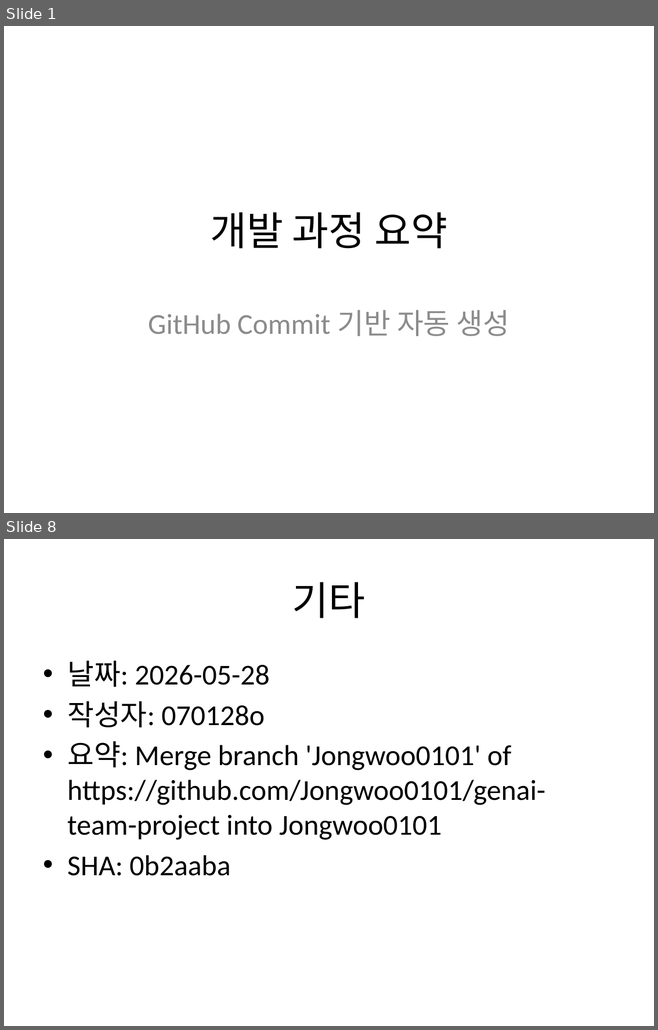
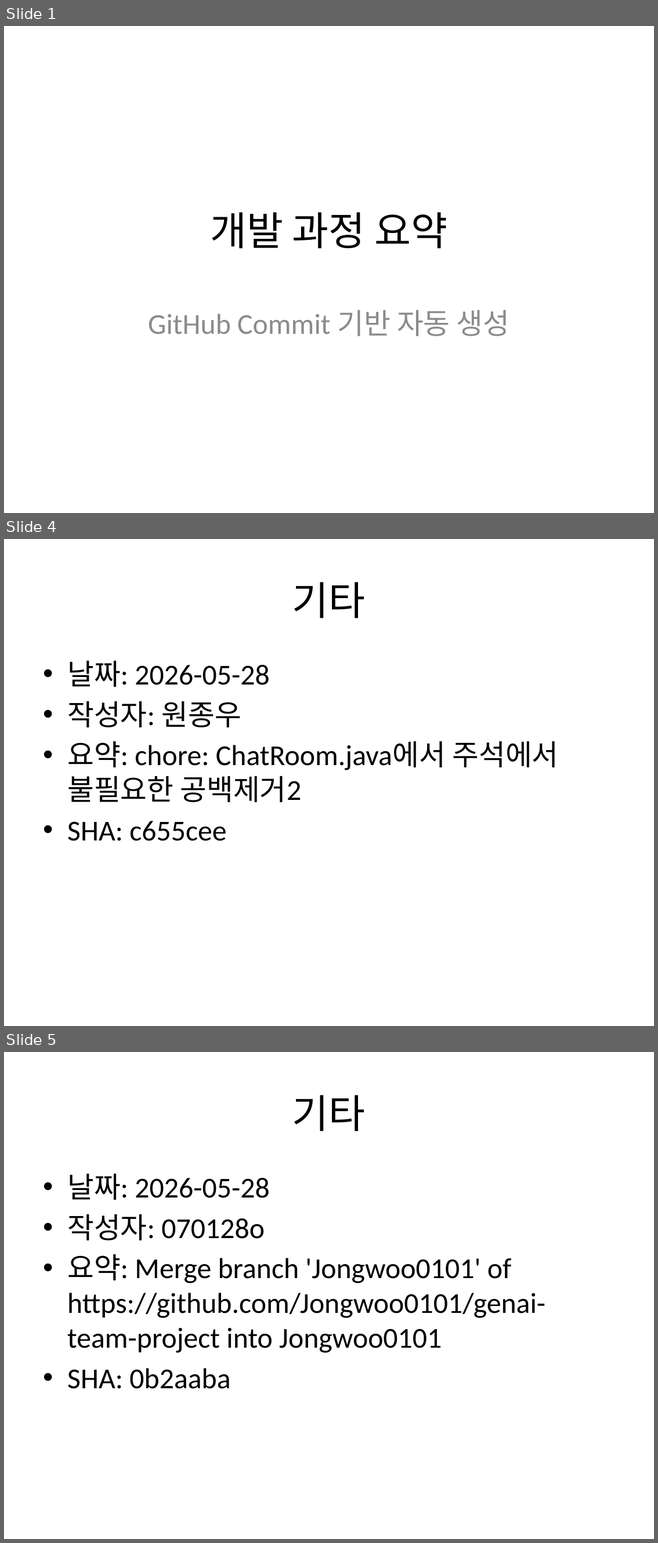
Before and after one commit to Jongwoo0101/worksight-commit-bot, a slide deck: data/commit_report.pptx. Shown one above the other, each under a label of ours: slides 1 and 8 before the commit, slides 1, 4 and 5 after it; the slides between them are not shown. The pictures are 658x1030 and 658x1543 pixels, drawn with LibreOffice and Linux fonts; fonts in the diff are those of the drawing. Boxes give left, top, right and bottom in pixels: in the first picture for what was removed or moved away, otherwise in the second. Text is boxed around its words. In the diff, an @@ line names an element or a change of style, - is before the commit and + after.

Commit message:
feat: target repo 신규 커밋 1건 반영 - chore: ChatRoom.java에서 주석에서 불필요한 공백제거2 작성자: 원종우 코드: c655cee

```diff
--- a/data/commit_report.pptx
+++ b/data/commit_report.pptx
@@ slide 4 added at box(4, 539, 654, 1026), background #FFFFFF @@
@@ title added at box(292, 582, 365, 618), 44 pt, text #000000 @@
+기타
@@ text added at box(67, 661, 558, 841), 32 pt, text #000000 @@
+• 날짜: 2026-05-28
+• 작성자: 원종우
+• 요약: chore: ChatRoom.java에서 주석에서 불필요한 공백제거2
+• SHA: c655cee
@@ what was slide 8 is now slide 5 @@
```
Also in this commit, not shown: 2 slides changed, 2 other files.
